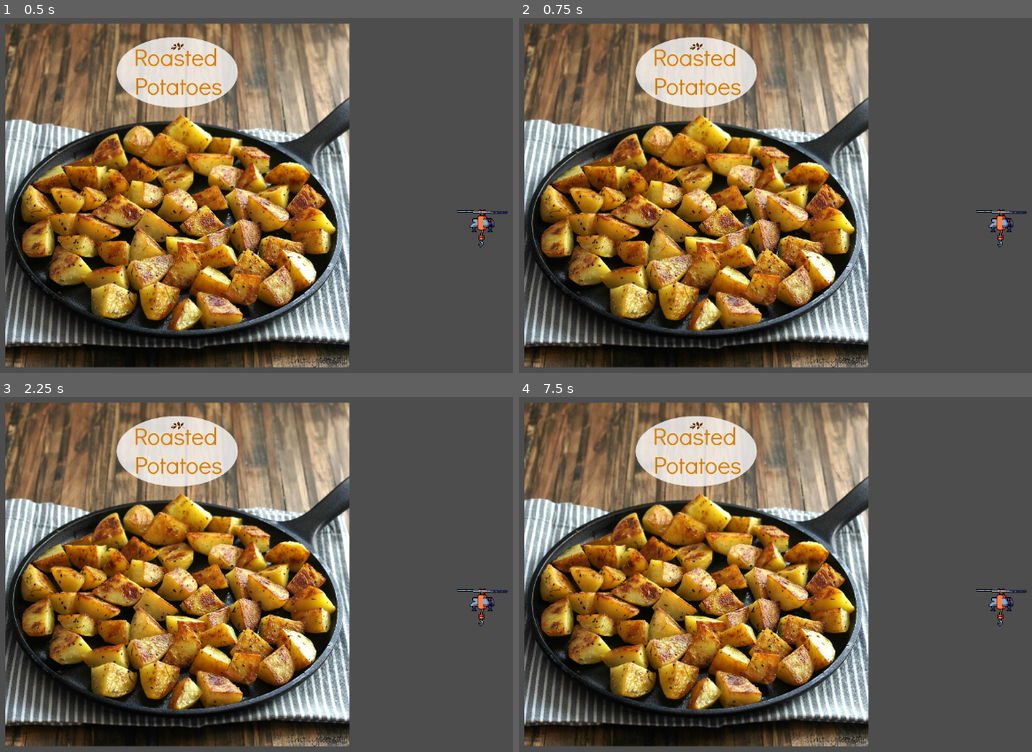
Above: before the commit, frames 1-4 (two rows, left to right).
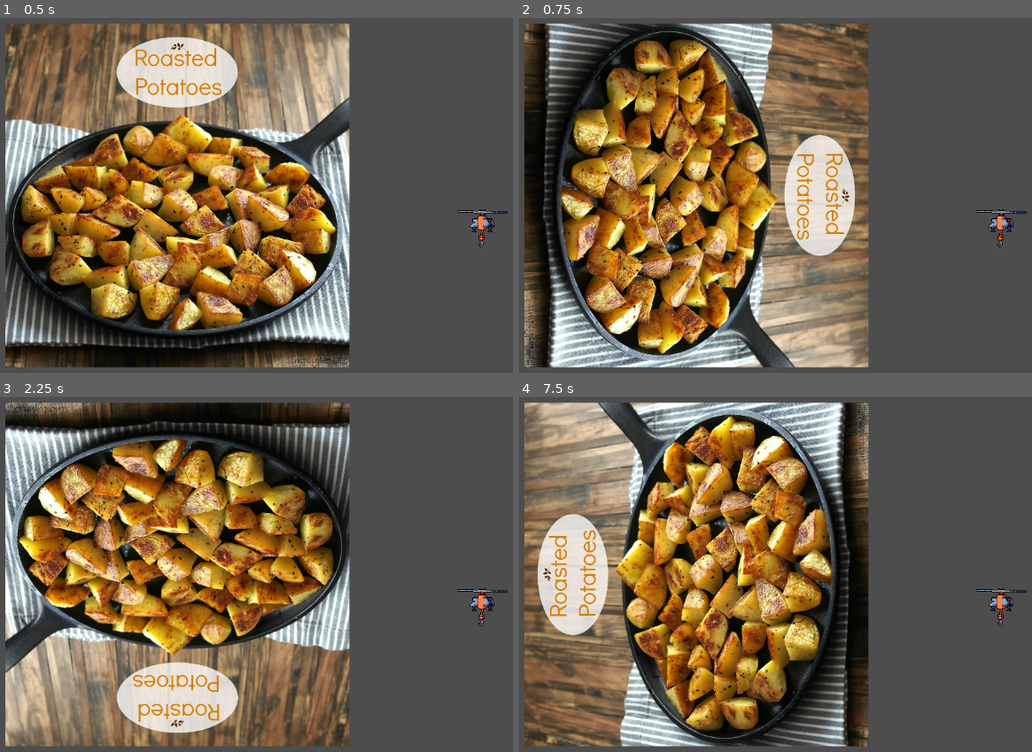
Above: after the commit, the same moments.

Repository: Luna264/gravitygame
Game: Godot game, scene res://node_2d.tscn
Same seed, same stepped clock (60 frames per second), same inputs: the game is played once before the commit and once after it.
Inputs:
- Up to frame 1 (0.5 s): no input
- Up to frame 2 (0.75 s): tap Enter at 0.5 s; hold Right (rotate_right, bound only after the commit) from 0.53 s (still down); tap Alt at 0.6 s
- Up to frame 3 (2.25 s): tap Space at 1.25 s; release Right (rotate_right, bound only after the commit) at 1.28 s; hold Down 1.28-2.03 s; tap Shift at 1.35 s; tap Enter at 2 s; hold Right (rotate_right, bound only after the commit) from 2.03 s (still down); tap Alt at 2.1 s
- Up to frame 4 (7.5 s): tap Space at 2.75, 4.25 s; release Right (rotate_right, bound only after the commit) at 2.78 s; hold Up 2.78-3.53 s; tap Shift every 1.5 s from 2.85 to 7.35 s; tap Enter at 3.5 s; hold A (rotate_left, bound only after the commit) 3.53-5.03 s; tap Alt at 3.6, 5.1, 6.6 s; hold Down 5.03-5.78 s; hold Right (rotate_right, bound only after the commit) 5.78-6.53 s; hold Up 6.53-7.28 s; hold Right (rotate_right, bound only after the commit) from 7.28 s (still down)

Frame 1 is identical in both runs. In frame 2, 61% of the frame differs, in the area x 1-69%, y 1-99%; in frame 3, 62%; in frame 4, 61%.

Commit message:
working rotating example square image

Diff:
--- /dev/null
+++ b/Game/gravitygame/node_2d.gd
@@ -0,0 +1,23 @@
+extends Node2D
+
+
+# Called when the node enters the scene tree for the first time.
+func _ready() -> void:
+	pass # Replace with function body.
+
+func rotate_left():
+	$level/SquareBg.rotation_degrees -= 90
+
+func rotate_right():
+	$level/SquareBg.rotation_degrees += 90
+
+
+func _unhandled_input(event):
+	if Input.is_action_just_pressed("rotate_left"):
+		rotate_left()
+	if Input.is_action_just_pressed("rotate_right"):
+		rotate_right()
+
+# Called every frame. 'delta' is the elapsed time since the previous frame.
+func _process(delta: float) -> void:
+	pass
--- a/Game/gravitygame/node_2d.tscn
+++ b/Game/gravitygame/node_2d.tscn
@@ -1,5 +1,6 @@
-[gd_scene load_steps=9 format=3 uid="uid://bnq3qotn1rkul"]
+[gd_scene load_steps=10 format=3 uid="uid://bnq3qotn1rkul"]
 
+[ext_resource type="Script" uid="uid://r1uk5sjryyra" path="res://node_2d.gd" id="1_0hol4"]
 [ext_resource type="Texture2D" uid="uid://bujdnsoq255ln" path="res://temp drone/Walk.png" id="1_wtcfe"]
 [ext_resource type="Texture2D" uid="uid://hv7bvlsfs8xd" path="res://potatoes.jpg" id="2_epypp"]
 [ext_resource type="Script" uid="uid://coomw7ewnv4y3" path="res://square_bg.gd" id="3_0hol4"]
@@ -41,6 +42,7 @@
 }]
 
 [node name="gravityflip" type="Node2D"]
+script = ExtResource("1_0hol4")
 
 [node name="drone" type="Node2D" parent="."]
 
@@ -54,7 +56,7 @@
 
 [node name="level" type="Node2D" parent="."]
 
-[node name="square bg" type="Sprite2D" parent="level"]
+[node name="SquareBg" type="Sprite2D" parent="level"]
 position = Vector2(590, 311)
 scale = Vector2(0.35, 0.35)
 texture = ExtResource("2_epypp")
--- a/Game/gravitygame/project.godot
+++ b/Game/gravitygame/project.godot
@@ -19,6 +19,27 @@
 
 enabled=PackedStringArray("res://addons/godot_super-wakatime/plugin.cfg")
 
+[input]
+
+rotate_left={
+"deadzone": 0.2,
+"events": [Object(InputEventKey,"resource_local_to_scene":false,"resource_name":"","device":-1,"window_id":0,"alt_pressed":false,"shift_pressed":false,"ctrl_pressed":false,"meta_pressed":false,"pressed":false,"keycode":0,"physical_keycode":65,"key_label":0,"unicode":97,"location":0,"echo":false,"script":null)
+, Object(InputEventKey,"resource_local_to_scene":false,"resource_name":"","device":-1,"window_id":0,"alt_pressed":false,"shift_pressed":false,"ctrl_pressed":false,"meta_pressed":false,"pressed":false,"keycode":0,"physical_keycode":4194319,"key_label":0,"unicode":0,"location":0,"echo":false,"script":null)
+]
+}
+rotate_right={
+"deadzone": 0.2,
+"events": [Object(InputEventKey,"resource_local_to_scene":false,"resource_name":"","device":-1,"window_id":0,"alt_pressed":false,"shift_pressed":false,"ctrl_pressed":false,"meta_pressed":false,"pressed":false,"keycode":0,"physical_keycode":4194321,"key_label":0,"unicode":0,"location":0,"echo":false,"script":null)
+, Object(InputEventKey,"resource_local_to_scene":false,"resource_name":"","device":-1,"window_id":0,"alt_pressed":false,"shift_pressed":false,"ctrl_pressed":false,"meta_pressed":false,"pressed":false,"keycode":0,"physical_keycode":68,"key_label":0,"unicode":100,"location":0,"echo":false,"script":null)
+]
+}
+rotate_down={
+"deadzone": 0.2,
+"events": [Object(InputEventKey,"resource_local_to_scene":false,"resource_name":"","device":-1,"window_id":0,"alt_pressed":false,"shift_pressed":false,"ctrl_pressed":false,"meta_pressed":false,"pressed":false,"keycode":0,"physical_keycode":4194322,"key_label":0,"unicode":0,"location":0,"echo":false,"script":null)
+, Object(InputEventKey,"resource_local_to_scene":false,"resource_name":"","device":-1,"window_id":0,"alt_pressed":false,"shift_pressed":false,"ctrl_pressed":false,"meta_pressed":false,"pressed":false,"keycode":0,"physical_keycode":83,"key_label":0,"unicode":115,"location":0,"echo":false,"script":null)
+]
+}
+
 [rendering]
 
 renderer/rendering_method="gl_compatibility"
--- a/Game/gravitygame/square_bg.gd
+++ b/Game/gravitygame/square_bg.gd
@@ -5,21 +5,6 @@
 func _ready() -> void:
 	pass # Replace with function body.
 
-func rotate_left():
-	var tween = create_tween()
-	tween.tween_property($gravityflip, "rotation_degrees",
-	$gravityflip.rotation_degrees - 90, 0.5)
-
-func rotate_right():
-	var tween = create_tween()
-	tween.tween_property($gravityflip, "rotation_degrees",
-	$gravityflip.rotation_degrees + 90, 0.5)
-
-func rotate_down():
-	var tween = create_tween()
-	tween.tween_property($gravityflip, "rotation_degrees",
-	$gravityflip.rotation_degrees + 180, 0.5)
-
 # Called every frame. 'delta' is the elapsed time since the previous frame.
 func _process(delta: float) -> void:
 	pass
Not shown, added: Game/gravitygame/node_2d.gd.uid
